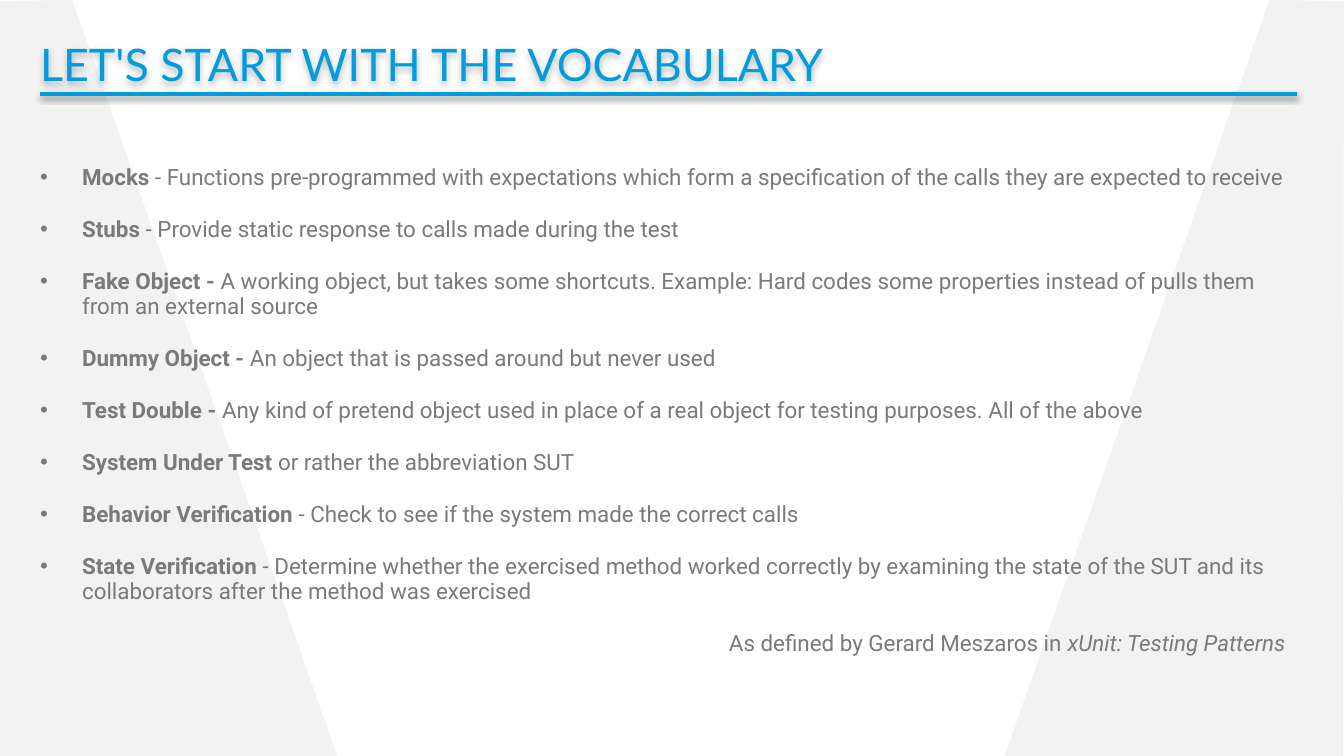
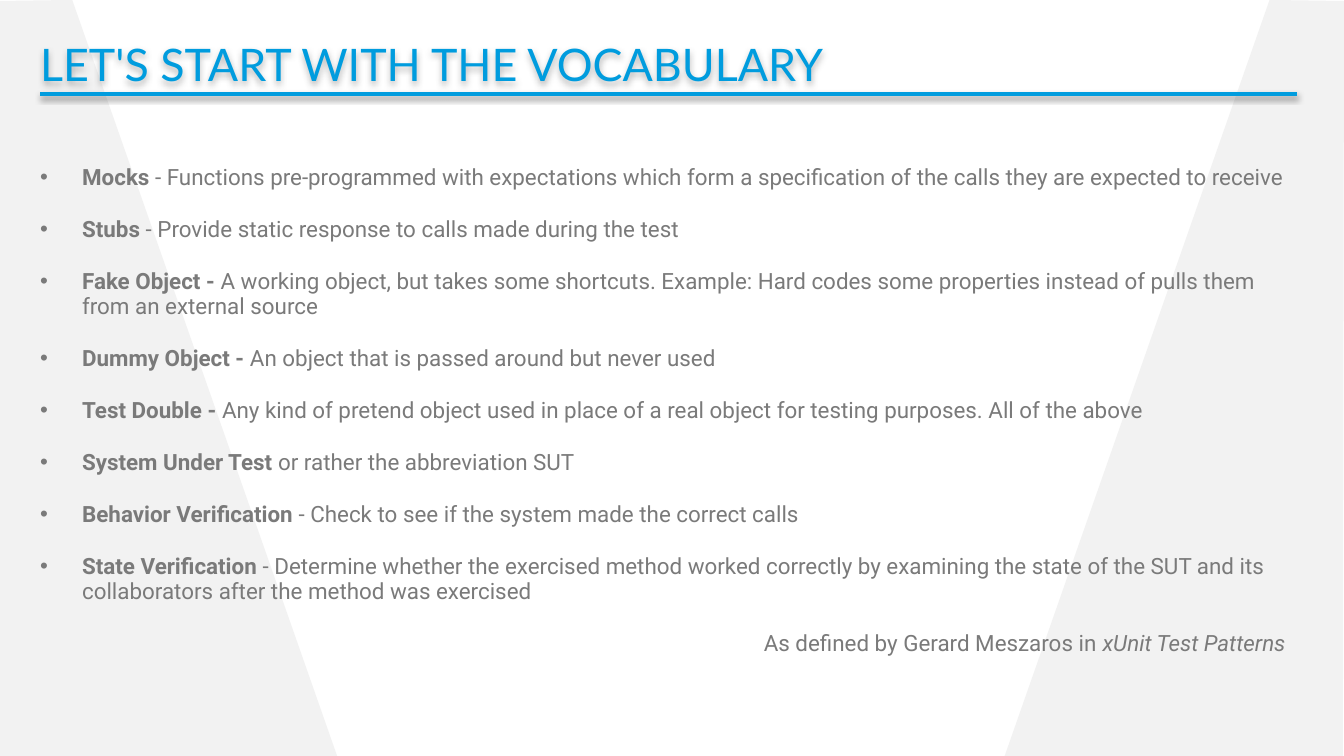
Before and after one commit to cdhunt/pssummit2017-mocking, a slide deck: slide 7 of Summit2017_Mocking.pptx. Drawn at 1344x756 pixels with LibreOffice and Linux fonts; fonts in the diff are those of the drawing; background and template pictures are left out. Boxes give left, top, right and bottom in pixels: in the first picture for what was removed or moved away, otherwise in the second. Text is boxed around its words. In the diff, an @@ line names an element or a change of style, - is before the commit and + after.

```diff
--- a/Summit2017_Mocking.pptx
+++ b/Summit2017_Mocking.pptx
@@ text at (x1=764, y1=634, x2=1286, y2=656): text changed @@
-As defined by Gerard Meszaros in xUnit: Testing Patterns
+As defined by Gerard Meszaros in xUnit Test Patterns
```
Also in this commit, not shown: 8 other slides changed, 1 slide added, 1 slide removed.
